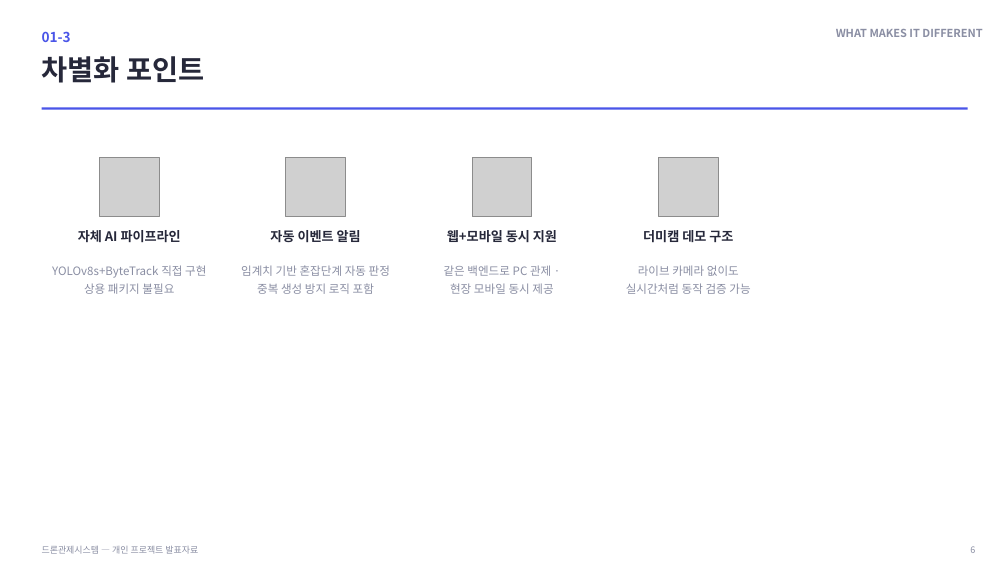
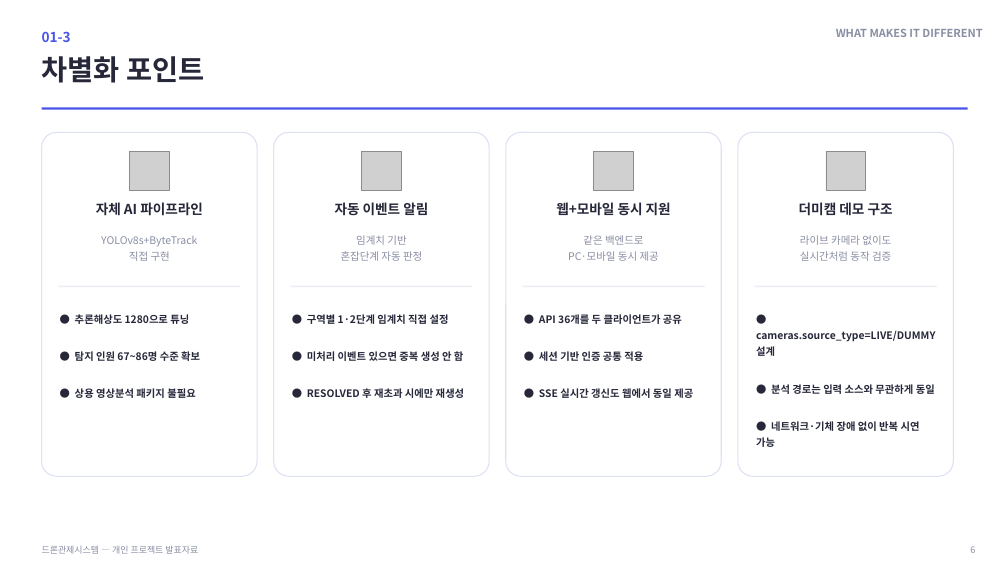
Before and after one commit to rlaeoaud7018/DroneControllSystemApp, a slide deck: slide 6 of docs/deliverables/발표자료.pptx. Drawn at 1008x567 pixels with LibreOffice and Linux fonts; fonts in the diff are those of the drawing; grey boxes stand for pictures; background and template pictures are left out. Boxes give left, top, right and bottom in pixels: in the first picture for what was removed or moved away, otherwise in the second. Text is boxed around its words. In the diff, an @@ line names an element or a change of style, - is before the commit and + after.

```diff
--- a/docs/deliverables/발표자료.pptx
+++ b/docs/deliverables/발표자료.pptx
@@ rounded rectangle removed at [42,136,217,355] @@
@@ rounded rectangle added at [42,132,257,476], fill #FFFFFF, outline #DDE1F2 1 pt @@
@@ rounded rectangle removed at [228,136,404,355] @@
@@ rounded rectangle added at [274,132,489,476], fill #FFFFFF, outline #DDE1F2 1 pt @@
@@ rounded rectangle removed at [414,136,590,355] @@
@@ rounded rectangle added at [506,132,721,476], fill #FFFFFF, outline #DDE1F2 1 pt @@
@@ rounded rectangle removed at [601,136,777,355] @@
@@ rounded rectangle added at [738,132,954,476], fill #FFFFFF, outline #DDE1F2 1 pt @@
@@ picture: place and size @@
-picture at [100,157,160,217]
+picture at [130,151,169,191]
@@ picture: place and size @@
-picture at [286,157,346,217]
+picture at [362,151,402,191]
@@ picture: place and size @@
-picture at [473,157,532,217]
+picture at [594,151,634,191]
@@ picture: place and size @@
-picture at [659,157,718,217]
+picture at [827,151,866,191]
@@ text "자체 AI 파이프라인": place and size @@
-text "자체 AI 파이프라인" at [78,230,181,242]
+text "자체 AI 파이프라인" at [96,202,203,216]
@@ text "자동 이벤트 알림": place and size @@
-text "자동 이벤트 알림" at [270,230,361,242]
+text "자동 이벤트 알림" at [335,202,428,216]
@@ text "웹+모바일 동시 지원": place and size @@
-text "웹+모바일 동시 지원" at [447,230,557,242]
+text "웹+모바일 동시 지원" at [556,202,671,216]
@@ size 12.5 to 13 pt in 4 elements at [96,202,203,216], [335,202,428,216], [556,202,671,216], [799,202,893,216] @@
@@ text "더미캠 데모 구조": place and size @@
-text "더미캠 데모 구조" at [643,230,733,243]
+text "더미캠 데모 구조" at [799,202,893,216]
@@ text at [101,236,197,261]: text changed; size 11 to 10 pt @@
-YOLOv8s+ByteTrack 직접 구현
-상용 패키지 불필요
+YOLOv8s+ByteTrack
+직접 구현
@@ text at [341,235,422,261]: text changed; size 11 to 10 pt @@
-임계치 기반 혼잡단계 자동 판정
-중복 생성 방지 로직 포함
+임계치 기반
+혼잡단계 자동 판정
@@ text at [568,235,659,261]: text changed; size 11 to 10 pt @@
-같은 백엔드로 PC 관제 ·
-현장 모바일 동시 제공
+같은 백엔드로
+PC·모바일 동시 제공
@@ text "라이브 카메라 없이도": place and size @@
-text "라이브 카메라 없이도" at [626,265,750,294]
+text "라이브 카메라 없이도" at [800,235,891,261]
@@ text at [800,235,891,245]: size 11 to 10 pt in "라이브 카메라 없이도" @@
@@ text at [800,251,891,261]: text changed; size 11 to 10 pt @@
-실시간처럼 동작 검증 가능
+실시간처럼 동작 검증
@@ rectangle added at [58,286,240,287], fill #ECEEF6 @@
@@ rectangle added at [290,286,473,287], fill #ECEEF6 @@
@@ rectangle added at [523,286,705,287], fill #ECEEF6 @@
@@ rectangle added at [755,286,937,287], fill #ECEEF6 @@
@@ text added at [75,314,200,398], 9.8 pt, text #26283A, bold @@
+● 추론해상도 1280으로 튜닝
+● 탐지 인원 67~86명 수준 확보
+● 상용 영상분석 패키지 불필요
@@ text added at [307,314,464,398], 9.8 pt, text #26283A, bold @@
+● 구역별 1·2단계 임계치 직접 설정
+● 미처리 이벤트 있으면 중복 생성 안 함
+● RESOLVED 후 재초과 시에만 재생성
@@ text added at [539,314,693,398], 9.8 pt, text #26283A, bold @@
+● API 36개를 두 클라이언트가 공유
+● 세션 기반 인증 공통 적용
+● SSE 실시간 갱신도 웹에서 동일 제공
@@ text added at [756,331,935,447], 9.8 pt, text #26283A, bold @@
+● cameras.source_type=LIVE/DUMMY 설계
+● 분석 경로는 입력 소스와 무관하게 동일
+● 네트워크·기체 장애 없이 반복 시연 가능
```
Also in this commit, not shown: 18 other slides changed.
